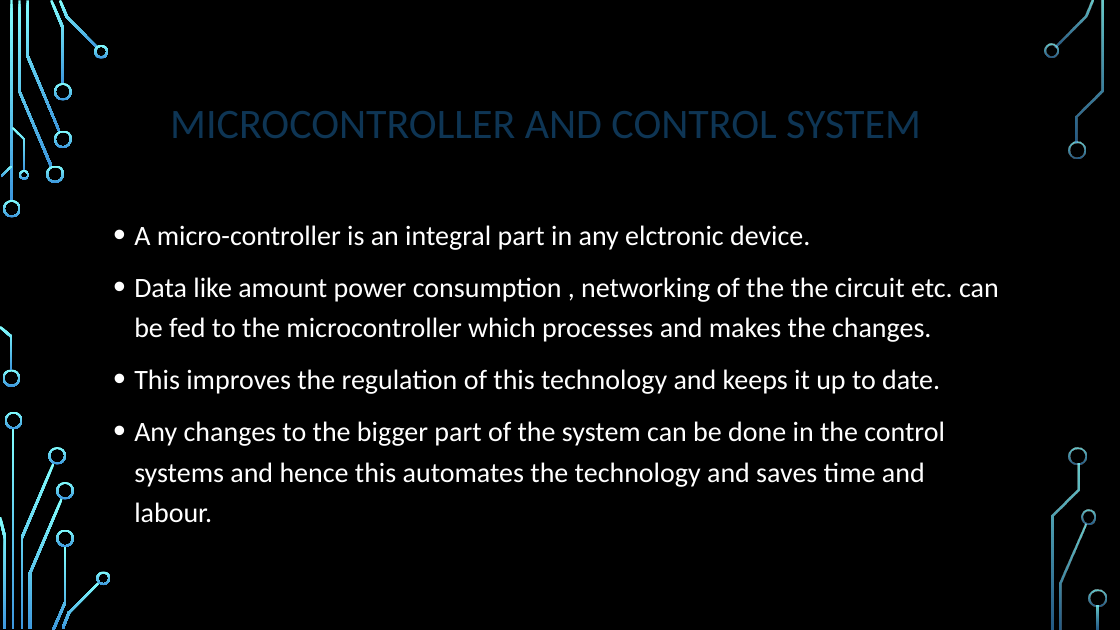
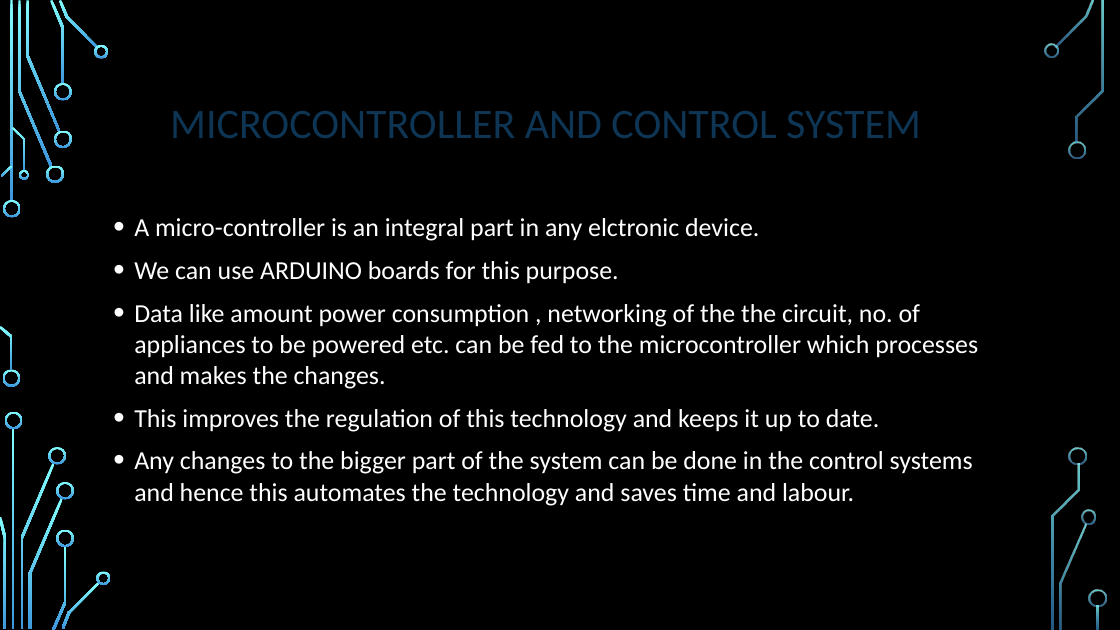
Before and after one commit to Abbashozefa/MINI-PROJECT-SEM1, a slide deck: slide 15 of mini project sem 1.pptx. Drawn at 1120x630 pixels with LibreOffice and Linux fonts; fonts in the diff are those of the drawing; background and template pictures are left out. Boxes give left, top, right and bottom in pixels: in the first picture for what was removed or moved away, otherwise in the second. Text is boxed around its words. In the diff, an @@ line names an element or a change of style, - is before the commit and + after.

```diff
--- a/mini project sem 1.pptx
+++ b/mini project sem 1.pptx
@@ text at bbox=[134, 218, 973, 506]: size 24 to 22.2 pt in "A micro-controller is an integral part in ...", "This improves the regulation of this technology ...", "Any changes to the bigger part of ..."; line spacing 1.2 to 1 @@
@@ text at bbox=[134, 261, 978, 389]: text changed; size 24 to 22.2 pt @@
-• Data like amount power consumption , networking of the the circuit etc. can be fed to the microcontroller which processes and makes the changes.
+• We can use ARDUINO boards for this purpose.
+• Data like amount power consumption , networking of the the circuit, no. of appliances to be powered etc. can be fed to the microcontroller which processes and makes the changes.
```
Also in this commit, not shown: 2 other slides changed.
